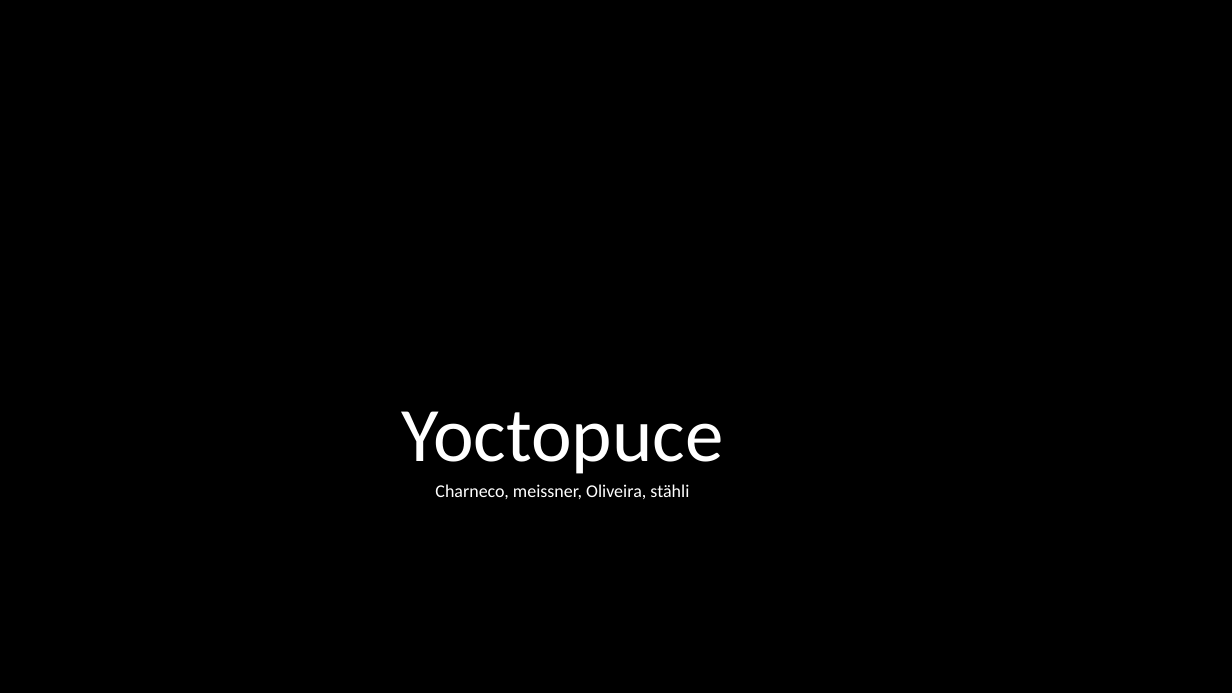
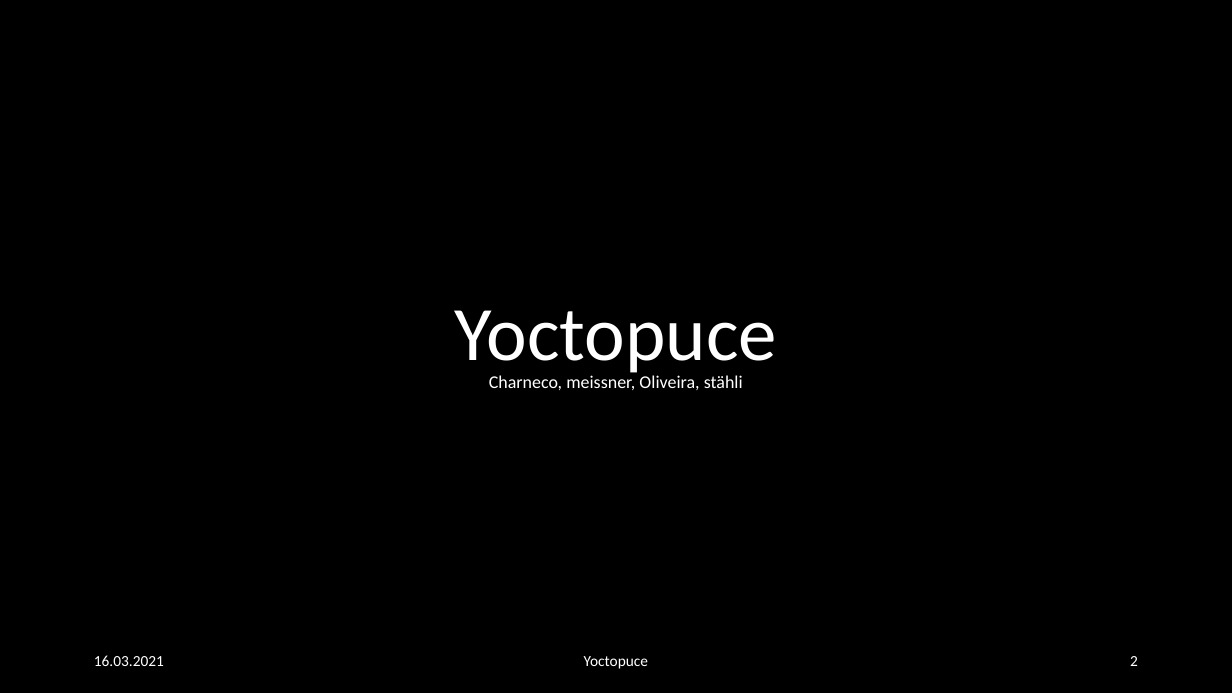
Before and after one commit to julesstahli/Yoctopuce, a slide deck: slide 2 of documentation/Yoctopuce.pptx. Drawn at 1232x693 pixels with LibreOffice and Linux fonts; fonts in the diff are those of the drawing. Boxes give left, top, right and bottom in pixels: in the first picture for what was removed or moved away, otherwise in the second. Text is boxed around its words. In the diff, an @@ line names an element or a change of style, - is before the commit and + after.

Commit message:
presentation

```diff
--- a/documentation/Yoctopuce.pptx
+++ b/documentation/Yoctopuce.pptx
@@ title "Yoctopuce" rewrapped from [401,411,723,474] to [455,310,777,378] @@
@@ subtitle "Charneco, meissner, Oliveira, stähli": place and size @@
-subtitle "Charneco, meissner, Oliveira, stähli" at [435,484,689,499]
+subtitle "Charneco, meissner, Oliveira, stähli" at [489,375,743,390]
@@ text added at [94,655,164,666], 12 pt, text #FFFFFF @@
+16.03.2021
@@ text added at [584,656,648,669], 12 pt, text #FFFFFF @@
+Yoctopuce
@@ page number added at [1130,656,1138,666], 12 pt, text #FFFFFF @@
+2
```
Also in this commit, not shown: 8 other slides changed, 6 slides added, 4 slides removed.
